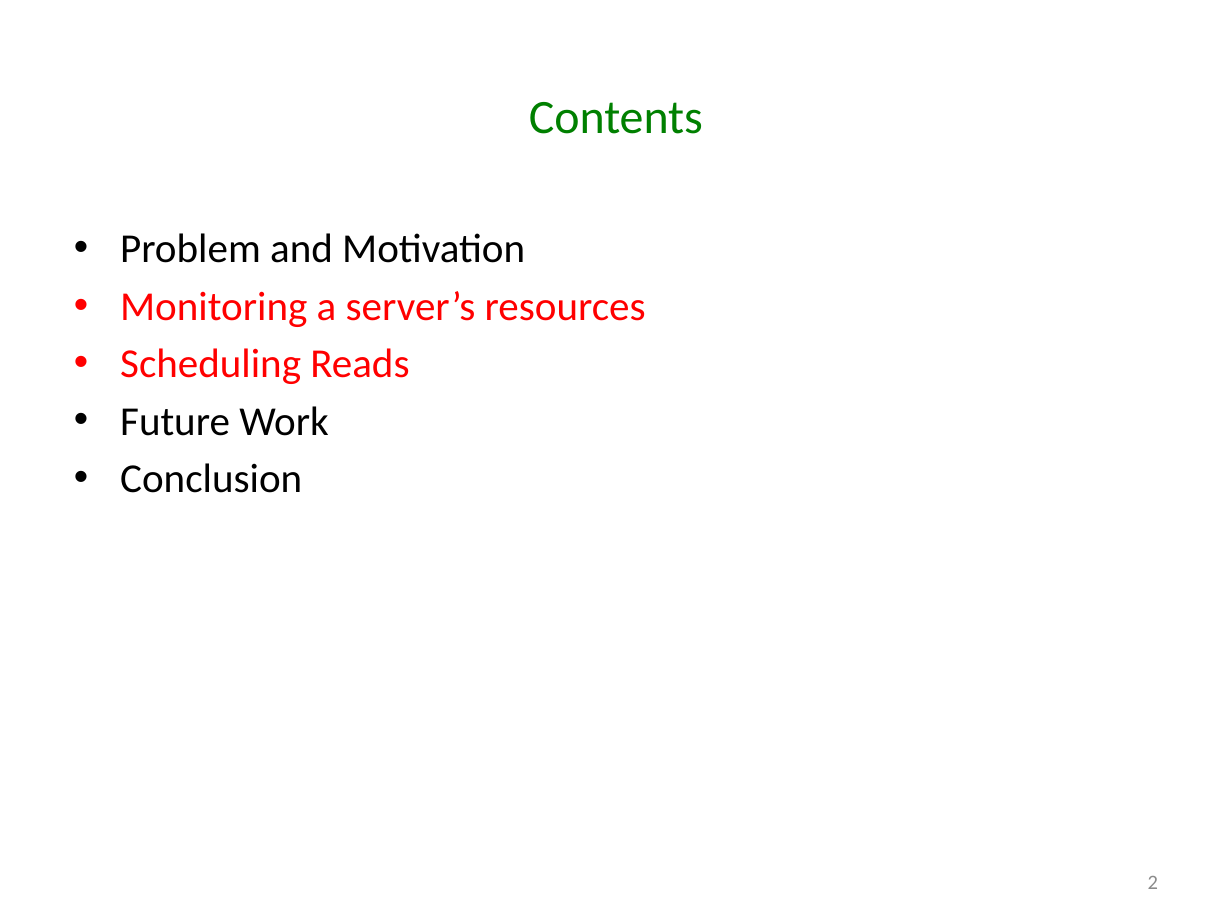
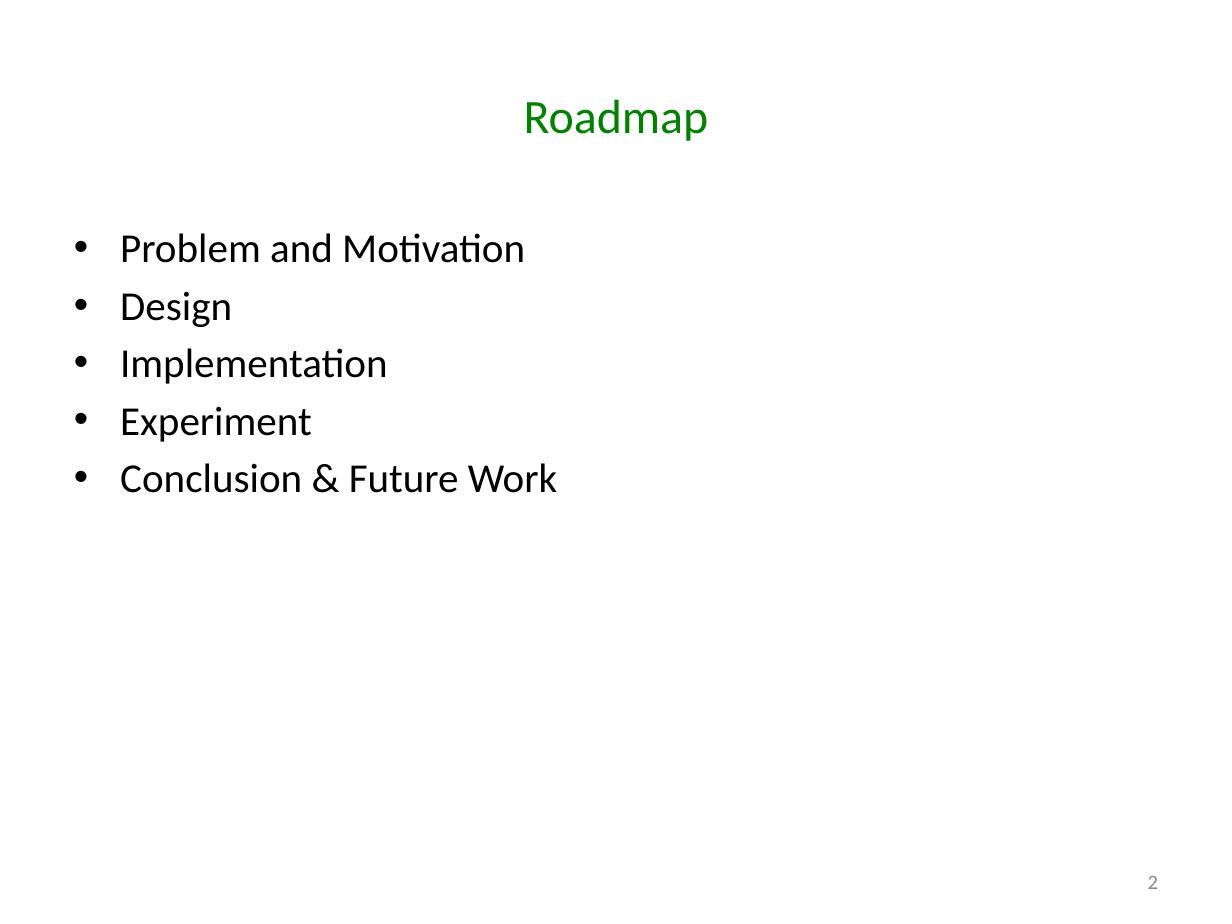
Before and after one commit to godares79/CS848-Project, a slide deck: slide 2 of PresentationSlides/Presentation.pptx. Drawn at 1232x924 pixels with LibreOffice and Linux fonts; fonts in the diff are those of the drawing. Boxes give left, top, right and bottom in pixels: in the first picture for what was removed or moved away, otherwise in the second. Text is boxed around its words. In the diff, an @@ line names an element or a change of style, - is before the commit and + after.

```diff
--- a/PresentationSlides/Presentation.pptx
+++ b/PresentationSlides/Presentation.pptx
@@ title at box(524, 99, 709, 141): text changed @@
-Contents
+Roadmap
@@ text at box(120, 291, 557, 493): text changed; text colour #FF0000 to #000000 @@
-• Monitoring a server’s resources
-• Scheduling Reads
-• Future Work
-• Conclusion
+• Design
+• Implementation
+• Experiment
+• Conclusion & Future Work
```
Also in this commit, not shown: 12 other slides changed, 2 slides removed.
